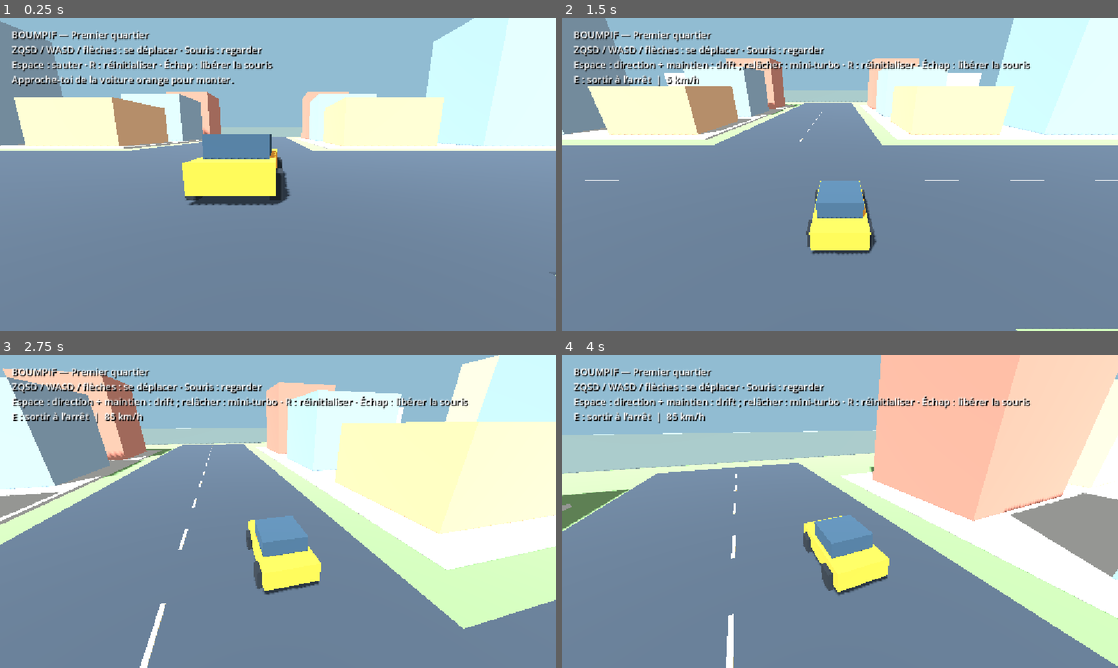
Above: before the commit, frames 1-4 (two rows, left to right).
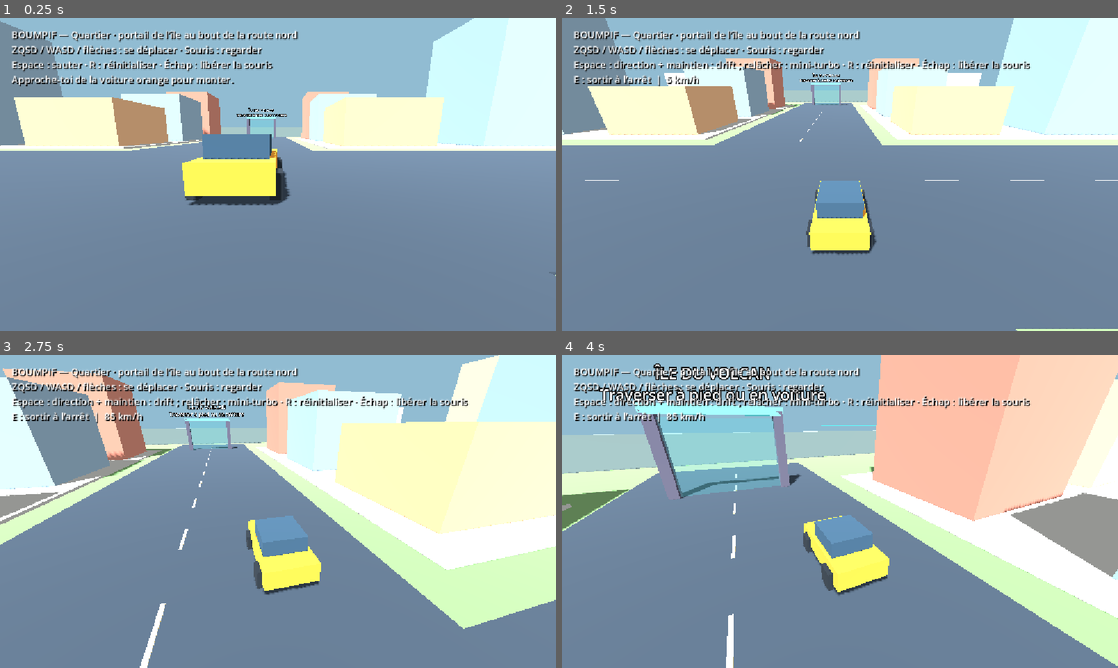
Above: after the commit, the same moments.

Repository: matthieupicaultetude-max/BoumPif
Game: Godot game, scene res://scenes/main.tscn
Two runs of this game, one before a commit and one after it. Both use one fixed random seed, a clock stepped at 60 frames per second and the inputs below.
Inputs (mouse positions are in pixels of both pictures, inside the frame that each line leads up to):
- Up to frame 1 (0.25 s): no input
- Up to frame 2 (1.5 s): tap Enter at 0.5 s; move the mouse to (867, 174) at 0.52 s; hold Z (forward) from 0.53 s (still down); tap E (interact) at 0.6, 1.35 s; tap Space (jump) at 0.77 s; move the mouse to (812, 174) at 1.27 s
- Up to frame 3 (2.75 s): keep holding Z (forward); tap Space (jump) at 1.52 s; move the mouse to (289, 505) at 2.02 s; tap E (interact) at 2.1 s
- Up to frame 4 (4 s): keep holding Z (forward); move the mouse to (834, 517) at 2.77 s; tap E (interact) at 2.85, 3.6 s; tap Space (jump) at 3.02, 3.77 s; move the mouse to (878, 514) at 3.52 s

The runs differ from the first frame. In frame 1, 0.9% of the frame differs, in the area x 12-54%, y 3-38%; in frame 2, 0.9%; in frame 3, 1.1%; in frame 4, 5.6%, in the area x 6-65%, y 2-46%.

Commit message:
Ajoute une île volcanique avec villages, routes et portails

Diff:
--- /dev/null
+++ b/boum-pif/scripts/island.gd
@@ -0,0 +1,300 @@
+extends Node3D
+
+# Île de ~600 m, relief continu et routes nivelées dans le même maillage physique.
+const RADIUS := 310.0
+const GRID_STEP := 2.5
+const BUCKET_SIZE := 32.0
+var roads: Array[Dictionary] = []
+var road_buckets: Dictionary = {}
+var main_route := PackedVector3Array()
+var villages: Array[Vector3] = []
+var arrival := Vector3(0, 0, 245)
+var portal_position := Vector3(0, 0, 263)
+var house_count := 0
+
+func _ready() -> void:
+	_plan_roads()
+	_build_terrain()
+	for road in roads:
+		_build_road(road)
+	_build_villages()
+	_build_details()
+	arrival.y = height_at(arrival.x, arrival.z)
+	portal_position.y = height_at(portal_position.x, portal_position.z)
+
+func base_height(x: float, z: float) -> float:
+	var radius := Vector2(x, z).length()
+	var angle := atan2(z, x)
+	var coast := radius / (1.0 + 0.035 * sin(angle * 3) + 0.025 * cos(angle * 5))
+	var beach := 5.0 - maxf(0, coast - 265) * 0.3
+	var hills := (sin(x * 0.035) * cos(z * 0.028) + 1) * 2.5
+	var cone := maxf(0, 1.0 - radius / 155.0) * 112.0
+	if radius < 26:
+		cone = lerpf(52.0, 93.2, smoothstep(8, 26, radius))
+	return beach + hills * (1.0 - smoothstep(235, 295, coast)) + cone
+
+func _plan_roads() -> void:
+	var entrance := PackedVector3Array([Vector3(0, 0, 270), Vector3(0, 0, 245), Vector3(0, 0, 220)])
+	_add_road(entrance, 11.0, false)
+	for i in range(281):
+		var t := float(i) / 280
+		var angle := PI / 2 + t * TAU * 1.35
+		var radius := lerpf(220, 33, t)
+		main_route.append(Vector3(cos(angle) * radius, 0, sin(angle) * radius))
+	_add_road(main_route, 11.0, false)
+	# Deux villages accessibles depuis la route en spirale, à l'est et à l'ouest.
+	for index in [48, 140]:
+		var start := main_route[index]
+		var outward := Vector3(start.x, 0, start.z).normalized()
+		var village := start + outward * 52
+		villages.append(village)
+		var path := PackedVector3Array()
+		for i in range(21):
+			var t := float(i) / 20
+			path.append(start.lerp(village + outward * 20, t))
+		_add_road(path, 5.0, true)
+	# Sentier panoramique sur la côte et chemin autour du cratère.
+	var coast_path := PackedVector3Array()
+	for i in range(101):
+		var angle := PI / 2 + float(i) / 100 * TAU
+		coast_path.append(Vector3(cos(angle) * 245, 0, sin(angle) * 245))
+	_add_road(coast_path, 4.0, true)
+	var rim := PackedVector3Array()
+	var end_angle := atan2(main_route[-1].z, main_route[-1].x)
+	for i in range(81):
+		var angle := end_angle + float(i) / 80 * TAU
+		rim.append(Vector3(cos(angle) * 33, 0, sin(angle) * 33))
+	_add_road(rim, 5.0, true)
+
+func _add_road(points: PackedVector3Array, width: float, dirt: bool) -> void:
+	for i in points.size():
+		points[i].y = base_height(points[i].x, points[i].z)
+	var road := {"points": points, "width": width, "dirt": dirt}
+	roads.append(road)
+	for i in range(points.size() - 1):
+		var a := points[i]
+		var b := points[i + 1]
+		var margin := width / 2 + 7
+		for bx in range(int(floor((minf(a.x, b.x) - margin) / BUCKET_SIZE)), int(floor((maxf(a.x, b.x) + margin) / BUCKET_SIZE)) + 1):
+			for bz in range(int(floor((minf(a.z, b.z) - margin) / BUCKET_SIZE)), int(floor((maxf(a.z, b.z) + margin) / BUCKET_SIZE)) + 1):
+				var key := Vector2i(bx, bz)
+				if not road_buckets.has(key):
+					road_buckets[key] = []
+				road_buckets[key].append({"a": a, "b": b, "width": width})
+
+func height_at(x: float, z: float) -> float:
+	var height := base_height(x, z)
+	var total_weight := 0.0
+	var weighted_height := 0.0
+	var blend := 0.0
+	var key := Vector2i(int(floor(x / BUCKET_SIZE)), int(floor(z / BUCKET_SIZE)))
+	for segment: Dictionary in road_buckets.get(key, []):
+		var a: Vector3 = segment.a
+		var b: Vector3 = segment.b
+		var ab := Vector2(b.x - a.x, b.z - a.z)
+		var t := clampf(Vector2(x - a.x, z - a.z).dot(ab) / maxf(ab.length_squared(), 0.001), 0, 1)
+		var closest := a.lerp(b, t)
+		var distance := Vector2(x - closest.x, z - closest.z).length()
+		var influence := 1 - smoothstep(float(segment.width) / 2, float(segment.width) / 2 + 7, distance)
+		if influence > 0:
+			var weight := influence / maxf(1, distance * distance)
+			total_weight += weight
+			weighted_height += closest.y * weight
+			blend = maxf(blend, influence)
+	return lerpf(height, weighted_height / total_weight, blend) if total_weight > 0 else height
+
+func _build_terrain() -> void:
+	var surface := SurfaceTool.new()
+	surface.begin(Mesh.PRIMITIVE_TRIANGLES)
+	var cells := int(RADIUS * 2 / GRID_STEP)
+	var heights := PackedFloat32Array()
+	heights.resize((cells + 1) * (cells + 1))
+	for x in range(cells + 1):
+		for z in range(cells + 1):
+			heights[x * (cells + 1) + z] = height_at(-RADIUS + x * GRID_STEP, -RADIUS + z * GRID_STEP)
+	for x in cells:
+		for z in cells:
+			var a := Vector3(-RADIUS + x * GRID_STEP, 0, -RADIUS + z * GRID_STEP)
+			var corners := [a, a + Vector3(GRID_STEP, 0, 0), a + Vector3(0, 0, GRID_STEP), a + Vector3(GRID_STEP, 0, GRID_STEP)]
+			var vertex_heights := [heights[x * (cells + 1) + z], heights[(x + 1) * (cells + 1) + z], heights[x * (cells + 1) + z + 1], heights[(x + 1) * (cells + 1) + z + 1]]
+			for index in [0, 1, 2, 1, 3, 2]:
+				var point: Vector3 = corners[index]
+				point.y = vertex_heights[index]
+				var color := Color("719658")
+				if point.y < 6:
+					color = Color("dbc28b")
+				elif point.y > 48:
+					color = Color("69646a") if point.y < 85 else Color("49444c")
+				surface.set_color(color)
+				surface.add_vertex(point)
+	surface.generate_normals()
+	var terrain := MeshInstance3D.new()
+	terrain.name = "IslandTerrain"
+	terrain.mesh = surface.commit()
+	var material := StandardMaterial3D.new()
+	material.vertex_color_use_as_albedo = true
+	terrain.material_override = material
+	add_child(terrain)
+	terrain.create_trimesh_collision()
+	# L'océan est visuel : une chute dans l'eau ramène au point d'arrivée.
+	var sea := MeshInstance3D.new()
+	var plane := PlaneMesh.new()
+	plane.size = Vector2(1900, 1900)
+	sea.mesh = plane
+	sea.position.y = 0.8
+	var water := StandardMaterial3D.new()
+	water.albedo_color = Color("368fbc")
+	water.roughness = 0.25
+	sea.material_override = water
+	add_child(sea)
+
+func _build_road(road: Dictionary) -> void:
+	var points: PackedVector3Array = road.points
+	var surface := SurfaceTool.new()
+	surface.begin(Mesh.PRIMITIVE_TRIANGLES)
+	for i in range(points.size() - 1):
+		var a := points[i]
+		var b := points[i + 1]
+		var right := Vector3(b.z - a.z, 0, a.x - b.x).normalized() * float(road.width) / 2
+		var corners := [a - right, a + right, b - right, b + right]
+		for index in [0, 1, 2, 1, 3, 2]:
+			var point: Vector3 = corners[index]
+			point.y = height_at(point.x, point.z) + 0.15
+			surface.add_vertex(point)
+	surface.generate_normals()
+	var mesh := MeshInstance3D.new()
+	mesh.mesh = surface.commit()
+	var material := StandardMaterial3D.new()
+	material.albedo_color = Color("b49b72") if road.dirt else Color("454951")
+	material.cull_mode = BaseMaterial3D.CULL_DISABLED
+	mesh.material_override = material
+	add_child(mesh)
+	# Une seule surface physique continue évite les rebords entre tronçons.
+	if not road.dirt:
+		for i in range(0, points.size() - 1, 4):
+			var point := points[i].lerp(points[i + 1], 0.5)
+			point.y = height_at(point.x, point.z) + 0.22
+			var dash := _box(Vector3(0.18, 0.03, 1.6), point, Color("f1dfaa"), false)
+			dash.rotation.y = atan2(points[i + 1].x - points[i].x, points[i + 1].z - points[i].z)
+
+func _build_villages() -> void:
+	for v in villages.size():
+		var center := villages[v]
+		var radial := Vector3(center.x, 0, center.z).normalized()
+		var side := Vector3(radial.z, 0, -radial.x)
+		for i in range(6):
+			var point := center + side * (-1 if i % 2 == 0 else 1) * 12 + radial * (int(i / 2) - 1) * 13
+			point.y = height_at(point.x, point.z)
+			var foundation_height := 2.5
+			_box(Vector3(9, foundation_height, 8), point + Vector3(0, 0.5, 0), Color("817b70"))
+			_box(Vector3(8, 4.5, 7), point + Vector3(0, 3.6, 0), Color("ecd1a2") if v == 0 else Color("d8aa8e"))
+			var roof := MeshInstance3D.new()
+			var pyramid := CylinderMesh.new()
+			pyramid.top_radius = 0
+			pyramid.bottom_radius = 6.4
+			pyramid.height = 3
+			pyramid.radial_segments = 4
+			roof.mesh = pyramid
+			roof.position = point + Vector3(0, 7.1, 0)
+			roof.rotation.y = PI / 4
+			var roof_material := StandardMaterial3D.new()
+			roof_material.albedo_color = Color("a44e3a")
+			roof.material_override = roof_material
+			add_child(roof)
+			roof.create_convex_collision()
+			_box(Vector3(1.3, 2.5, 0.12), point + Vector3(0, 2.6, -3.55), Color("654d3c"), false)
+			for window_x in [-2.3, 2.3]:
+				_box(Vector3(1.3, 1.4, 0.12), point + Vector3(window_x, 4, -3.57), Color("577c8d"), false)
+			house_count += 1
+		_sign(center + side * 20, "HAMEAU DES PALMIERS" if v == 0 else "VILLAGE DES HAUTEURS")
+
+func _build_details() -> void:
+	var lava := MeshInstance3D.new()
+	var disk := CylinderMesh.new()
+	disk.top_radius = 16
+	disk.bottom_radius = 16
+	disk.height = 0.5
+	lava.mesh = disk
+	lava.position.y = 60
+	var material := StandardMaterial3D.new()
+	material.albedo_color = Color("f27537")
+	material.emission_enabled = true
+	material.emission = Color("eb4b16")
+	lava.material_override = material
+	add_child(lava)
+	var plume := CPUParticles3D.new()
+	plume.position = Vector3(0, 94, 0)
+	plume.amount = 18
+	plume.lifetime = 5
+	plume.preprocess = 5
+	plume.direction = Vector3(0.2, 1, 0)
+	plume.spread = 18
+	plume.initial_velocity_min = 3
+	plume.initial_velocity_max = 6
+	plume.gravity = Vector3(0.2, 0.4, 0)
+	plume.scale_amount_min = 3
+	plume.scale_amount_max = 6
+	var cloud := SphereMesh.new()
+	cloud.radial_segments = 8
+	cloud.rings = 4
+	var smoke_material := StandardMaterial3D.new()
+	smoke_material.albedo_color = Color("77747c")
+	cloud.material = smoke_material
+	plume.mesh = cloud
+	add_child(plume)
+	for i in range(65):
+		var angle := i * 2.39996
+		var radius := 175.0 + fmod(i * 37.0, 85.0)
+		var point := Vector3(cos(angle) * radius, 0, sin(angle) * radius)
+		if _near_road(point, 13):
+			continue
+		point.y = height_at(point.x, point.z)
+		_box(Vector3(0.7, 6, 0.7), point + Vector3(0, 3, 0), Color("8b704b"))
+		var crown := MeshInstance3D.new()
+		var foliage := CylinderMesh.new()
+		foliage.top_radius = 0
+		foliage.bottom_radius = 4
+		foliage.height = 3
+		foliage.radial_segments = 5
+		crown.mesh = foliage
+		crown.position = point + Vector3(0, 6.8, 0)
+		var leaf := StandardMaterial3D.new()
+		leaf.albedo_color = Color("427a50")
+		crown.material_override = leaf
+		add_child(crown)
+	_sign(Vector3(12, 0, 238), "ÎLE DU VOLCAN\nRoute du cratère ↑\nVillages : chemins de terre")
+	_sign(main_route[160] + Vector3(12, 0, 0), "SOMMET ↑")
+	_sign(main_route[-1] + Vector3(0, 0, 8), "BELVÉDÈRE DU CRATÈRE")
+
+func _near_road(point: Vector3, margin: float) -> bool:
+	for road in roads:
+		var points: PackedVector3Array = road.points
+		for p in points:
+			if Vector2(point.x - p.x, point.z - p.z).length() < margin:
+				return true
+	return false
+
+func _sign(point: Vector3, text: String) -> void:
+	point.y = height_at(point.x, point.z)
+	_box(Vector3(0.3, 3, 0.3), point + Vector3(0, 1.5, 0), Color("786148"))
+	var label := Label3D.new()
+	label.text = text
+	label.font_size = 40
+	label.pixel_size = 0.025
+	label.position = point + Vector3(0, 3.2, 0)
+	label.billboard = BaseMaterial3D.BILLBOARD_ENABLED
+	add_child(label)
+
+func _box(size: Vector3, point: Vector3, color: Color, solid := true) -> MeshInstance3D:
+	var mesh := MeshInstance3D.new()
+	var box := BoxMesh.new()
+	box.size = size
+	mesh.mesh = box
+	mesh.position = point
+	var material := StandardMaterial3D.new()
+	material.albedo_color = color
+	mesh.material_override = material
+	add_child(mesh)
+	if solid:
+		mesh.create_convex_collision()
+	return mesh
--- a/boum-pif/scripts/main.gd
+++ b/boum-pif/scripts/main.gd
@@ -1,4 +1,13 @@
 extends Node3D
+
+const IslandZone = preload("res://scripts/island.gd")
+const ISLAND_OFFSET := Vector3(1200, 0, 0)
+const CITY_PORTAL := Vector3(0, 0, -54)
+var island: IslandZone
+var on_island := false
+var portal_cooldown := 0.0
+var car_spawn := Vector3(4, 0.8, 4)
+var spawn_yaw := 0.0
 
 const WALK_SPEED := 6.0
 const CAR_SPEED := 24.0
@@ -46,8 +55,14 @@
 	sun.shadow_enabled = true
 	add_child(sun)
 	_build_city()
+	island = IslandZone.new()
+	island.position = ISLAND_OFFSET
+	add_child(island)
+	_build_portal(CITY_PORTAL, "ÎLE DU VOLCAN", Color("66e4ef"))
+	_build_portal(ISLAND_OFFSET + island.portal_position, "RETOUR AU QUARTIER", Color("c4a1ff"))
 	player = CharacterBody3D.new()
 	player.name = "Player"
+	player.floor_snap_length = 0.5
 	add_child(player)
 	var capsule := CapsuleShape3D.new()
 	capsule.radius = 0.35
@@ -58,7 +73,7 @@
 	player.position = spawn
 	_build_car()
 	camera = Camera3D.new()
-	camera.far = 250
+	camera.far = 1000
 	add_child(camera)
 	camera.current = true
 	var layer := CanvasLayer.new()
@@ -135,6 +150,8 @@
 func _build_car() -> void:
 	car = CharacterBody3D.new()
 	car.name = "Car"
+	car.floor_snap_length = 1.0
+	car.floor_max_angle = deg_to_rad(50)
 	add_child(car)
 	car.position = Vector3(4, 0.8, 4)
 	var shape := CollisionShape3D.new()
@@ -261,6 +278,7 @@
 		Input.mouse_mode = Input.MOUSE_MODE_CAPTURED
 
 func _physics_process(delta: float) -> void:
+	portal_cooldown = maxf(0, portal_cooldown - delta)
 	if Input.is_action_just_pressed("reset"):
 		_reset()
 	if Input.is_action_just_pressed("interact"):
@@ -288,10 +306,11 @@
 		if player.is_on_floor() and Input.is_action_just_pressed("jump"):
 			player.velocity.y = 7
 		player.move_and_slide()
+	_check_zone_transition()
 	_update_drift_effects(delta)
 	_update_camera()
 	var near_car := player.position.distance_to(car.position) < 4
-	hud.text = "BOUMPIF — Premier quartier\nZQSD / WASD / flèches : se déplacer · Souris : regarder\nEspace : %s · R : réinitialiser · Échap : libérer la souris\n%s" % ["direction + maintien : drift ; relâcher …(274 unchanged characters)…
+	hud.text = "BOUMPIF — %s\nZQSD / WASD / flèches : se déplacer · Souris : regarder\nEspace : %s · R : réinitialiser · Échap : libérer la souris\n%s" % ["Île du volcan" if on_island else "Quartier · portail de l’île au bout de la route nord", "direction + maintien : drift ; relâcher …(274 unchanged characters)…
 
 # Drift manuel : saut au déclenchement, côté verrouillé, contre-braquage
 # pour élargir la courbe, puis mini-turbo au relâchement d'Espace.
@@ -423,8 +442,65 @@
 	player.collision_mask = 1
 	player.position = spawn
 	player.velocity = Vector3.ZERO
-	car.position = Vector3(4, 0.8, 4)
-	car.rotation = Vector3.ZERO
+	car.position = car_spawn
+	car.rotation = Vector3(0, spawn_yaw, 0)
 	car.velocity = Vector3.ZERO
-	yaw = 0
+	yaw = spawn_yaw
 	pitch = -0.2
+
+func _build_portal(point: Vector3, title: String, color: Color) -> void:
+	for side in [-1, 1]:
+		_box(self, Vector3(0.7, 6, 0.8), point + Vector3(side * 4, 3, 0), Color("535366"))
+	_box(self, Vector3(8.8, 0.6, 0.8), point + Vector3(0, 6, 0), color)
+	var glow := MeshInstance3D.new()
+	var plane := BoxMesh.new()
+	plane.size = Vector3(7.3, 5.4, 0.08)
+	glow.mesh = plane
+	glow.position = point + Vector3(0, 2.8, 0)
+	var material := StandardMaterial3D.new()
+	material.albedo_color = Color(color, 0.3)
+	material.transparency = BaseMaterial3D.TRANSPARENCY_ALPHA
+	material.shading_mode = BaseMaterial3D.SHADING_MODE_UNSHADED
+	glow.material_override = material
+	add_child(glow)
+	var label := Label3D.new()
+	label.text = title + "\nTraverser à pied ou en voiture"
+	label.position = point + Vector3(0, 7.6, 0)
+	label.font_size = 42
+	label.pixel_size = 0.025
+	label.billboard = BaseMaterial3D.BILLBOARD_ENABLED
+	add_child(label)
+
+func _check_zone_transition() -> void:
+	var actor: CharacterBody3D = car if driving else player
+	var portal: Vector3 = ISLAND_OFFSET + island.portal_position if on_island else CITY_PORTAL
+	if portal_cooldown <= 0 and absf(actor.position.y - portal.y) < 5 and Vector2(actor.position.x - portal.x, actor.position.z - portal.z).length() < 3.3:
+		_travel_to(not on_island)
+		return
+	if on_island:
+		var local := actor.position - ISLAND_OFFSET
+		if local.y < 1.0 or (Vector2(local.x, local.z).length() < 17 and local.y < 62):
+			_respawn_in_zone()
+	elif actor.position.y < -10:
+		_respawn_in_zone()
+
+func _travel_to(to_island: bool) -> void:
+	on_island = to_island
+	if on_island:
+		spawn = ISLAND_OFFSET + island.arrival + Vector3(0, 1.1, 0)
+		car_spawn = ISLAND_OFFSET + island.arrival + Vector3(4, 0.9, 0)
+		spawn_yaw = 0
+	else:
+		spawn = Vector3(0, 1.2, -43)
+		car_spawn = Vector3(4, 0.8, -43)
+		spawn_yaw = PI
+	_respawn_in_zone()
+
+func _respawn_in_zone() -> void:
+	var was_driving := driving
+	_reset()
+	portal_cooldown = 2.0
+	if was_driving:
+		driving = true
+		player.collision_layer = 0
+		player.collision_mask = 0
--- a/boum-pif/tests/smoke.gd
+++ b/boum-pif/tests/smoke.gd
@@ -87,6 +87,7 @@
 	check(game.boost_time == 0, "Relâcher après un choc ne donne pas de turbo")
 	game._reset()
 	check(not game.driving and game.player.position.is_equal_approx(game.spawn), "Réinitialisation")
+	await test_island_zone()
 	print("Résultat : %d échec(s)" % failures)
 	quit(1 if failures else 0)
 
@@ -228,3 +229,67 @@
 	for action in ["forward", "right", "jump"]:
 		Input.action_release(action)
 	game._reset()
+
+func test_island_zone() -> void:
+	game._travel_to(false)
+	game.portal_cooldown = 0
+	game.player.position = game.CITY_PORTAL + Vector3(0, 1, 0)
+	await frames(2)
+	check(game.on_island and not game.driving, "Le portail du quartier mène à l’île à pied")
+	await frames(60)
+	check(game.player.is_on_floor(), "L’arrivée sur l’île possède un sol physique")
+	check(game.island.house_count == 12 and game.island.villages.size() == 2, "Deux hameaux de six maisons")
+	check(game.island.roads.size() >= 6, "Route principale et chemins secondaires présents")
+	var route: PackedVector3Array = game.island.main_route
+	check(route[-1].y > route[0].y + 70, "La route atteint le haut du volcan")
+	var route_collision_ok := true
+	for i in range(0, route.size(), 8):
+		var point: Vector3 = game.ISLAND_OFFSET + route[i]
+		var query := PhysicsRayQueryParameters3D.create(point + Vector3(0, 8, 0), point - Vector3(0, 8, 0))
+		var hit: Dictionary = game.get_world_3d().direct_space_state.intersect_ray(query)
+		if hit.is_empty() or absf(hit.position.y - point.y) > 1.0 or hit.normal.y < 0.7:
+			route_collision_ok = false
+			print("Collision route %d : hauteur %.2f, contact %s" % [i, point.y, hit])
+	check(route_collision_ok, "Collisions continues sur toute la montée")
+	game.portal_cooldown = 0
+	game.player.position = game.ISLAND_OFFSET + game.island.portal_position + Vector3(0, 1.1, 0)
+	await frames(2)
+	check(not game.on_island, "Le portail de l’île ramène au quartier")
+	game.driving = true
+	game.player.collision_layer = 0
+	game.player.collision_mask = 0
+	game.portal_cooldown = 0
+	game.car.position = game.CITY_PORTAL + Vector3(0, 0.9, 0)
+	await frames(2)
+	check(game.on_island and game.driving, "Le portail transporte aussi la voiture et son conducteur")
+	# Conduire réellement jusqu'au cratère en suivant la ligne médiane.
+	game.car.position = game.ISLAND_OFFSET + game.island.arrival + Vector3(0, 1, 0)
+	game.car.rotation.y = 0
+	Input.action_press("forward")
+	var target_index := 0
+	var steps := 0
+	var stalled := 0
+	while target_index < route.size() and steps < 9000 and stalled < 240:
+		var target: Vector3 = game.ISLAND_OFFSET + route[target_index]
+		var difference: Vector3 = target - game.car.position
+		if Vector2(difference.x, difference.z).length() < 4:
+			target_index += 1
+			stalled = 0
+			continue
+		game.car.rotation.y = lerp_angle(game.car.rotation.y, atan2(-difference.x, -difference.z), 0.15)
+		await frames(1)
+		steps += 1
+		stalled += 1
+	Input.action_release("forward")
+	check(target_index == route.size() and game.car.position.y > 75, "La voiture peut monter toute la route jusqu’au cratère")
+	if target_index < route.size():
+		print("Montée interrompue : point %d/%d ; position %s ; cible %s ; vitesse %s" % [target_index, route.size(), game.car.position, route[target_index], game.car.velocity])
+		for i in game.car.get_slide_collision_count():
+			var hit: KinematicCollision3D = game.car.get_slide_collision(i)
+			print("Obstacle : ", hit.get_collider(), " normale ", hit.get_normal(), " contact ", hit.get_position())
+	game.car.position.y = -4
+	await frames(2)
+	check(game.on_island and game.driving and game.car.position.y > 1, "L’eau ramène à l’arrivée sans perdre la voiture")
+	game._reset()
+	check(game.on_island and game.player.position.x > 1000, "R réinitialise dans la zone courante")
+	game._travel_to(false)
Not shown, added: boum-pif/scripts/island.gd.uid
